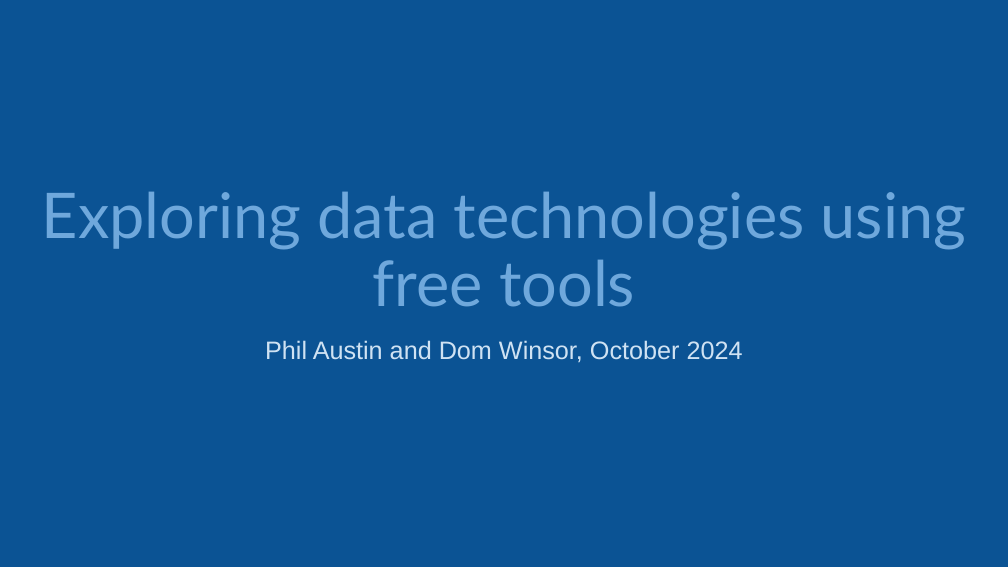
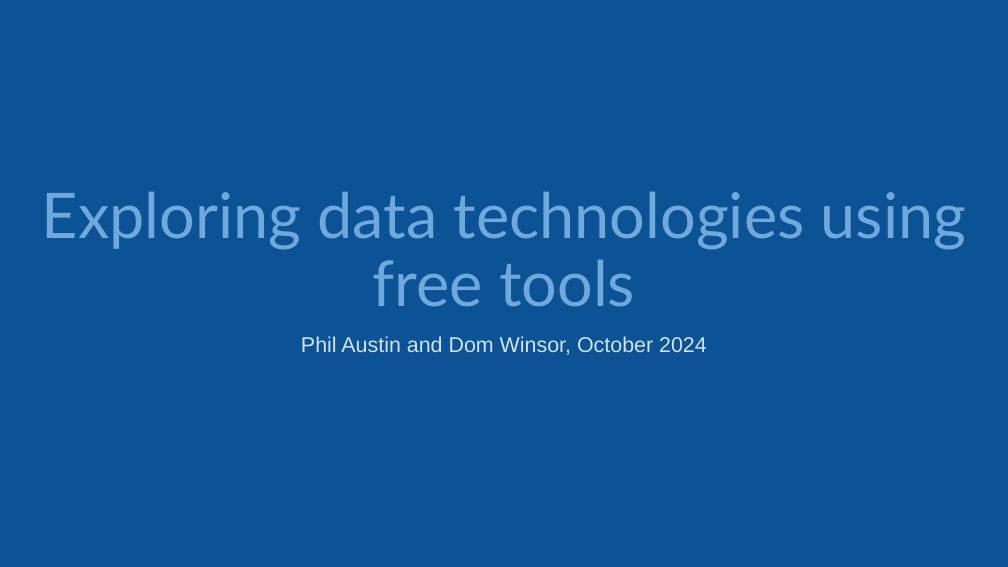
Before and after one commit to phil-a10/Talks, a slide deck: slide 1 of Data Engineering Using Free Tools/Learn Data Engineering For Free.pptx. Drawn at 1008x567 pixels with LibreOffice and Linux fonts; fonts in the diff are those of the drawing. Boxes give left, top, right and bottom in pixels: in the first picture for what was removed or moved away, otherwise in the second. Text is boxed around its words. In the diff, an @@ line names an element or a change of style, - is before the commit and + after.

```diff
--- a/Data Engineering Using Free Tools/Learn Data Engineering For Free.pptx
+++ b/Data Engineering Using Free Tools/Learn Data Engineering For Free.pptx
@@ subtitle "Phil Austin and Dom Winsor, ..." at [301,336,707,355]: size 24 to 20.4 pt; line spacing 0.9 to 0.7 @@
```
Also in this commit, not shown: 8 other slides changed, 6 slides added, 2 slides removed, 2 other files.
